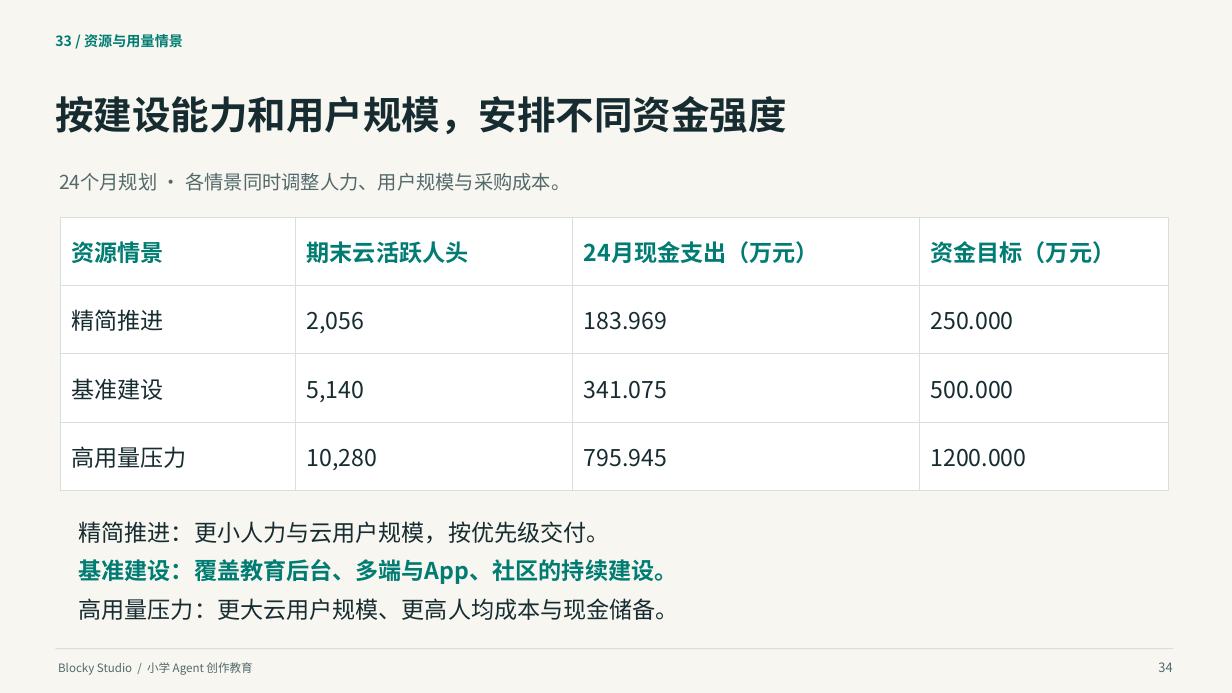
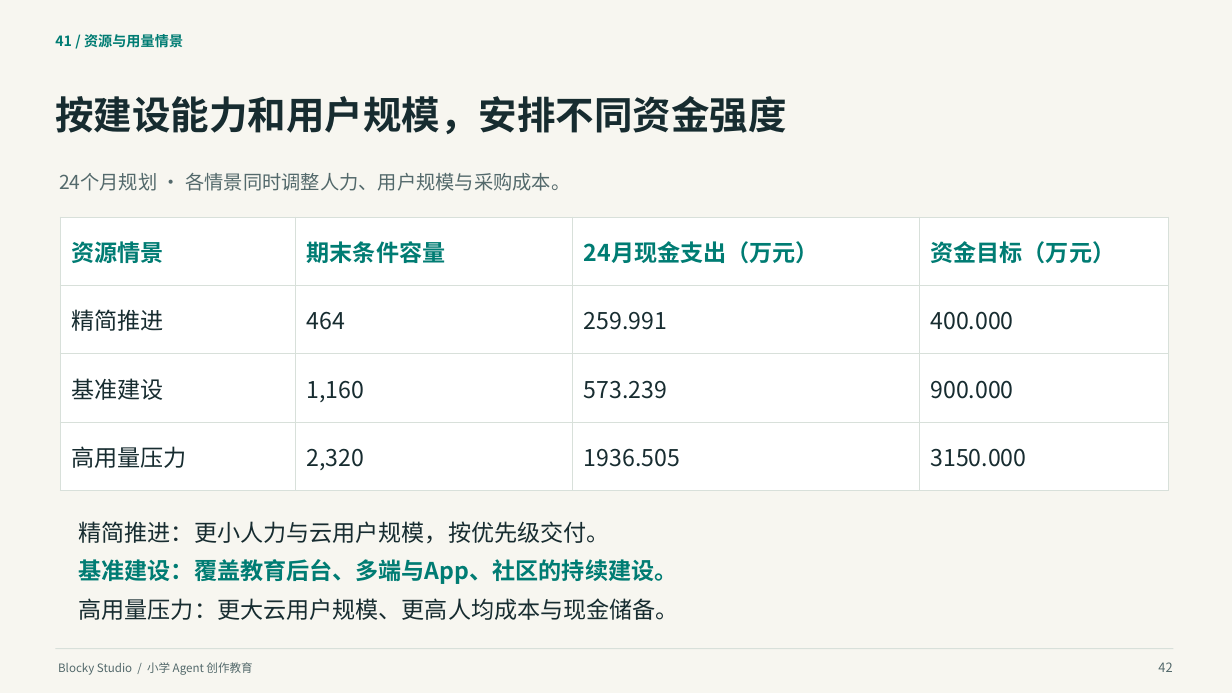
Before and after one commit to q2955161835-debug/Blocky-AI, a slide deck: slide 42 of doc/交付/2026-10-03-答辩与商业计划书/Blocky-Studio-小学Agent创作教育-2026-10-03.pptx (slide 34 before the commit). Drawn at 1232x693 pixels with LibreOffice and Linux fonts; fonts in the diff are those of the drawing. Boxes give left, top, right and bottom in pixels: in the first picture for what was removed or moved away, otherwise in the second. Text is boxed around its words. In the diff, an @@ line names an element or a change of style, - is before the commit and + after.

```diff
--- a/doc/交付/2026-10-03-答辩与商业计划书/Blocky-Studio-小学Agent创作教育-2026-10-03.pptx
+++ b/doc/交付/2026-10-03-答辩与商业计划书/Blocky-Studio-小学Agent创作教育-2026-10-03.pptx
@@ text at (55,32,183,50): text changed @@
-33 / 资源与用量情景
+41 / 资源与用量情景
@@ table at (60,217,1169,474) @@
-row 1, column 2: 期末云活跃人头
+row 1, column 2: 期末条件容量
-row 2: 精简推进 | 2,056 | 183.969 | 250.000
+row 2: 精简推进 | 464 | 259.991 | 400.000
-row 3: 基准建设 | 5,140 | 341.075 | 500.000
+row 3: 基准建设 | 1,160 | 573.239 | 900.000
-row 4: 高用量压力 | 10,280 | 795.945 | 1200.000
+row 4: 高用量压力 | 2,320 | 1936.505 | 3150.000
@@ text at (1158,662,1172,672): text changed @@
-34
+42
```
Also in this commit, not shown: 34 other slides changed, 9 slides added, 1 slide removed, 52 other files.
